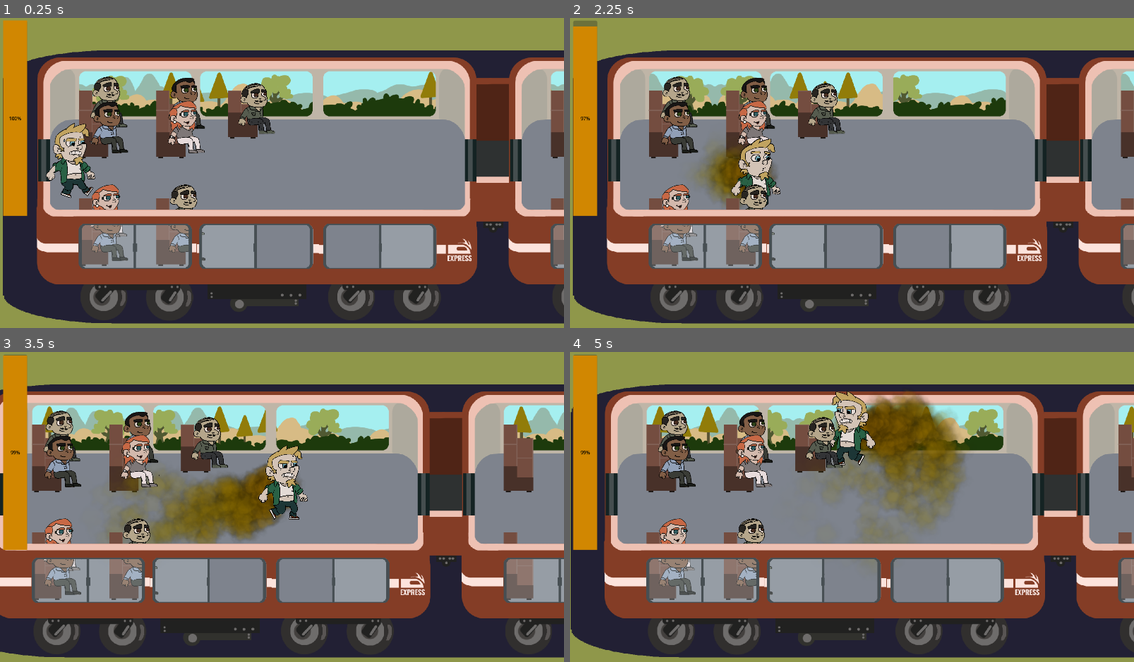
Above: before the commit, frames 1-4 (two rows, left to right).
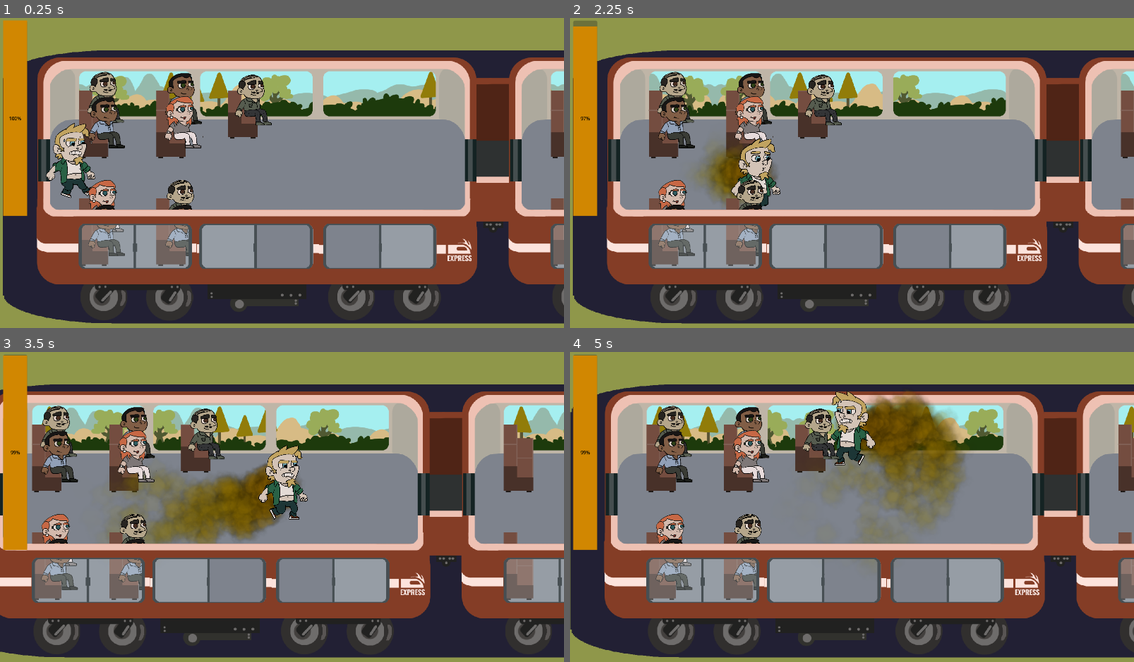
Above: after the commit, the same moments.

Repository: caiotava/Fart-Ninja
Game: Godot game, scene res://main.tscn
The game is run twice, just before and just after one commit, with the same random seed, the same clock (stepped at 60 frames per second) and the same inputs. Sound files missing from this copy of the repository are replaced by a short silence.
Inputs:
- Up to frame 1 (0.25 s): no input
- Up to frame 2 (2.25 s): tap Enter at 0.5 s; hold Right (player_right) 0.53-1.28 s; hold Space (keep) 0.53-1.28 s; hold Down (player_down) 1.28-2.03 s; tap Space (keep) at 1.35 s; hold Right (player_right) from 2.03 s (still down); hold Space (keep) from 2.03 s (still down)
- Up to frame 3 (3.5 s): release Right (player_right) at 2.78 s; release Space (keep) at 2.78 s; hold Up (player_up) from 2.78 s (still down); tap Space (keep) at 2.85 s
- Up to frame 4 (5 s): release Up (player_up) at 3.53 s; hold Space (keep) 3.53-4.28 s; hold Left (player_left) from 3.53 s (still down); tap Space (keep) at 4.35 s

The runs differ from the first frame. In frame 1, 4.0% of the frame differs, in the area x 15-49%, y 17-79%; in frame 2, 4.0%; in frame 3, 4.2%, in the area x 0-100%, y 15-98%; in frame 4, 4.1%.

Commit message:
feat: add fart police assets

Diff:
--- /dev/null
+++ b/passengers/animations/fart-police.tres
@@ -0,0 +1,106 @@
+[gd_resource type="SpriteFrames" load_steps=10 format=3 uid="uid://bmeoy1t68s31s"]
+
+[ext_resource type="Texture2D" uid="uid://dsubrifkq4xc4" path="res://passengers/gfx/passenger-01.png" id="2_y78mg"]
+[ext_resource type="Texture2D" uid="uid://dh0ii1ga48ypn" path="res://passengers/gfx/fart-police-anim.png" id="3_lts61"]
+
+[sub_resource type="AtlasTexture" id="AtlasTexture_uccxe"]
+atlas = ExtResource("3_lts61")
+region = Rect2(1, 0, 508, 803)
+
+[sub_resource type="AtlasTexture" id="AtlasTexture_mfcgm"]
+atlas = ExtResource("2_y78mg")
+region = Rect2(0, 205, 480, 640)
+
+[sub_resource type="AtlasTexture" id="AtlasTexture_ux82w"]
+atlas = ExtResource("2_y78mg")
+region = Rect2(480, 205, 480, 640)
+
+[sub_resource type="AtlasTexture" id="AtlasTexture_awdkk"]
+atlas = ExtResource("2_y78mg")
+region = Rect2(960, 205, 480, 640)
+
+[sub_resource type="AtlasTexture" id="AtlasTexture_oggqk"]
+atlas = ExtResource("2_y78mg")
+region = Rect2(1440, 205, 480, 640)
+
+[sub_resource type="AtlasTexture" id="AtlasTexture_jvwwp"]
+atlas = ExtResource("3_lts61")
+region = Rect2(509, 0, 508, 803)
+
+[sub_resource type="AtlasTexture" id="AtlasTexture_iytrm"]
+atlas = ExtResource("3_lts61")
+region = Rect2(1017, 0, 508, 803)
+
+[resource]
+animations = [{
+"frames": [{
+"duration": 1.0,
+"texture": SubResource("AtlasTexture_uccxe")
+}],
+"loop": true,
+"name": &"idle",
+"speed": 5.0
+}, {
+"frames": [{
+"duration": 1.0,
+"texture": SubResource("AtlasTexture_mfcgm")
+}],
+"loop": true,
+"name": &"sitting",
+"speed": 5.0
+}, {
+"frames": [{
+"duration": 1.0,
+"texture": SubResource("AtlasTexture_mfcgm")
+}, {
+"duration": 1.0,
+"texture": SubResource("AtlasTexture_ux82w")
+}, {
+"duration": 1.0,
+"texture": SubResource("AtlasTexture_awdkk")
+}, {
+"duration": 1.0,
+"texture": SubResource("AtlasTexture_oggqk")
+}],
+"loop": true,
+"name": &"sitting_all",
+"speed": 5.0
+}, {
+"frames": [{
+"duration": 1.0,
+"texture": SubResource("AtlasTexture_oggqk")
+}],
+"loop": true,
+"name": &"sitting_angry",
+"speed": 5.0
+}, {
+"frames": [{
+"duration": 1.0,
+"texture": SubResource("AtlasTexture_awdkk")
+}],
+"loop": true,
+"name": &"sitting_exclamation",
+"speed": 5.0
+}, {
+"frames": [{
+"duration": 1.0,
+"texture": SubResource("AtlasTexture_ux82w")
+}],
+"loop": true,
+"name": &"sitting_question",
+"speed": 5.0
+}, {
+"frames": [{
+"duration": 1.0,
+"texture": SubResource("AtlasTexture_uccxe")
+}, {
+"duration": 1.0,
+"texture": SubResource("AtlasTexture_jvwwp")
+}, {
+"duration": 1.0,
+"texture": SubResource("AtlasTexture_iytrm")
+}],
+"loop": true,
+"name": &"walking",
+"speed": 5.0
+}]
--- a/passengers/passenger.gd
+++ b/passengers/passenger.gd
@@ -2,6 +2,7 @@
 class_name Passenger
 
 var default_path_length : Array[Vector2] = [Vector2(300, 230), Vector2(1800, 920)]
+var default_sitting_position : Vector2 = Vector2(71.429, -171.429)
 
 @export var animation_resource : Resource = null
 
@@ -15,6 +16,7 @@
 @export var can_stand_up : bool = false
 @export var stand_up_time : float = 1.5
 @export var game_over_time: float = 2.0
+@export var inverte_flip: bool = false
 
 @onready var navigation_agent: NavigationAgent2D = $NavigationAgent2D
 @onready var animation_sprite: AnimatedSprite2D = $AnimatedSprite2D
@@ -121,8 +123,9 @@
 	if animation_sprite == null:
 		return
 
-	animation_sprite.flip_h = false
+	animation_sprite.flip_h = inverte_flip
 	animation_sprite.play("sitting")
+	animation_sprite.position = default_sitting_position
 
 func enter_alert_mode():
 	timer_game_over.start()
--- a/passengers/passenger.tscn
+++ b/passengers/passenger.tscn
@@ -1,11 +1,11 @@
 [gd_scene load_steps=4 format=3 uid="uid://bcih6li88g6a"]
 
 [ext_resource type="Script" path="res://passengers/passenger.gd" id="1_nd8ur"]
-[ext_resource type="SpriteFrames" uid="uid://cgppy5hs3l4fs" path="res://passengers/animations/passenger-01.tres" id="2_6iix8"]
+[ext_resource type="SpriteFrames" uid="uid://bmeoy1t68s31s" path="res://passengers/animations/fart-police.tres" id="2_nkr8l"]
 
 [sub_resource type="CapsuleShape2D" id="CapsuleShape2D_vb5ac"]
-radius = 3.0
-height = 14.0
+radius = 33.8571
+height = 257.143
 
 [node name="Passenger" type="CharacterBody2D" groups=["passengers"]]
 z_index = 1
@@ -15,11 +15,12 @@
 script = ExtResource("1_nd8ur")
 
 [node name="AnimatedSprite2D" type="AnimatedSprite2D" parent="."]
-sprite_frames = ExtResource("2_6iix8")
+position = Vector2(21.4286, -378.571)
+sprite_frames = ExtResource("2_nkr8l")
 animation = &"idle"
 
 [node name="CollisionShape2D" type="CollisionShape2D" parent="."]
-position = Vector2(0, 9)
+position = Vector2(10.7143, -10.7143)
 rotation = 1.5708
 shape = SubResource("CapsuleShape2D_vb5ac")
 
--- a/train/carriages/carriage-02.tscn
+++ b/train/carriages/carriage-02.tscn
@@ -1,8 +1,10 @@
-[gd_scene load_steps=4 format=3 uid="uid://ct6ajbmd56n20"]
+[gd_scene load_steps=6 format=3 uid="uid://ct6ajbmd56n20"]
 
 [ext_resource type="PackedScene" uid="uid://c7aw5vl1g0kgp" path="res://train/carriage_base.tscn" id="1_e3oj6"]
 [ext_resource type="PackedScene" uid="uid://7mwe3233ahmm" path="res://train/seat.tscn" id="2_631d8"]
 [ext_resource type="PackedScene" uid="uid://b654dxpourjnt" path="res://train/seat_one_space.tscn" id="3_8rjta"]
+[ext_resource type="PackedScene" uid="uid://bcih6li88g6a" path="res://passengers/passenger.tscn" id="4_x4r72"]
+[ext_resource type="SpriteFrames" uid="uid://bmeoy1t68s31s" path="res://passengers/animations/fart-police.tres" id="5_ke1ri"]
 
 [node name="Carriage" instance=ExtResource("1_e3oj6")]
 
@@ -20,9 +22,8 @@
 position = Vector2(819, 248)
 available_spaces = [null, null]
 
-[node name="Seat3" parent="Seats/Top" index="2" node_paths=PackedStringArray("available_spaces") instance=ExtResource("3_8rjta")]
+[node name="Seat3" parent="Seats/Top" index="2" instance=ExtResource("3_8rjta")]
 position = Vector2(1064, 247)
-available_spaces = [null]
 
 [node name="Seat" parent="Seats/Bottom" index="0" node_paths=PackedStringArray("available_spaces") instance=ExtResource("2_631d8")]
 z_index = 1
@@ -33,3 +34,16 @@
 z_index = 1
 position = Vector2(819, 616)
 available_spaces = [null, null]
+
+[node name="NavigationRegion2D" parent="Passengers" index="0"]
+metadata/_edit_lock_ = true
+
+[node name="Passenger" parent="Passengers" index="1" instance=ExtResource("4_x4r72")]
+position = Vector2(1473, 526)
+animation_resource = ExtResource("5_ke1ri")
+movement_path_length = Array[Vector2]([Vector2(2000, 230), Vector2(3600, 920)])
+
+[node name="AnimatedSprite2D" parent="Passengers/Passenger" index="0"]
+flip_h = true
+
+[editable path="Passengers/Passenger"]
--- a/train/seat.tscn
+++ b/train/seat.tscn
@@ -24,11 +24,11 @@
 [node name="SpacesPositions" type="Node2D" parent="."]
 
 [node name="Position1" type="Marker2D" parent="SpacesPositions"]
-position = Vector2(103, 42)
+position = Vector2(72, 74)
 gizmo_extents = 38.0
 
 [node name="Position2" type="Marker2D" parent="SpacesPositions"]
-position = Vector2(104, 124)
+position = Vector2(73, 156)
 gizmo_extents = 38.0
 
 [node name="PositionToTakeASeat" type="Marker2D" parent="."]
--- a/train/seat_one_space.tscn
+++ b/train/seat_one_space.tscn
@@ -25,7 +25,7 @@
 [node name="SpacesPositions" type="Node2D" parent="."]
 
 [node name="Position1" type="Marker2D" parent="SpacesPositions"]
-position = Vector2(98, 65)
+position = Vector2(67, 84)
 gizmo_extents = 38.0
 
 [node name="PositionToTakeASeat" type="Marker2D" parent="."]
Binary file added: passengers/gfx/fart-police-anim.png
Not shown, added: passengers/gfx/fart-police-anim.png.import
